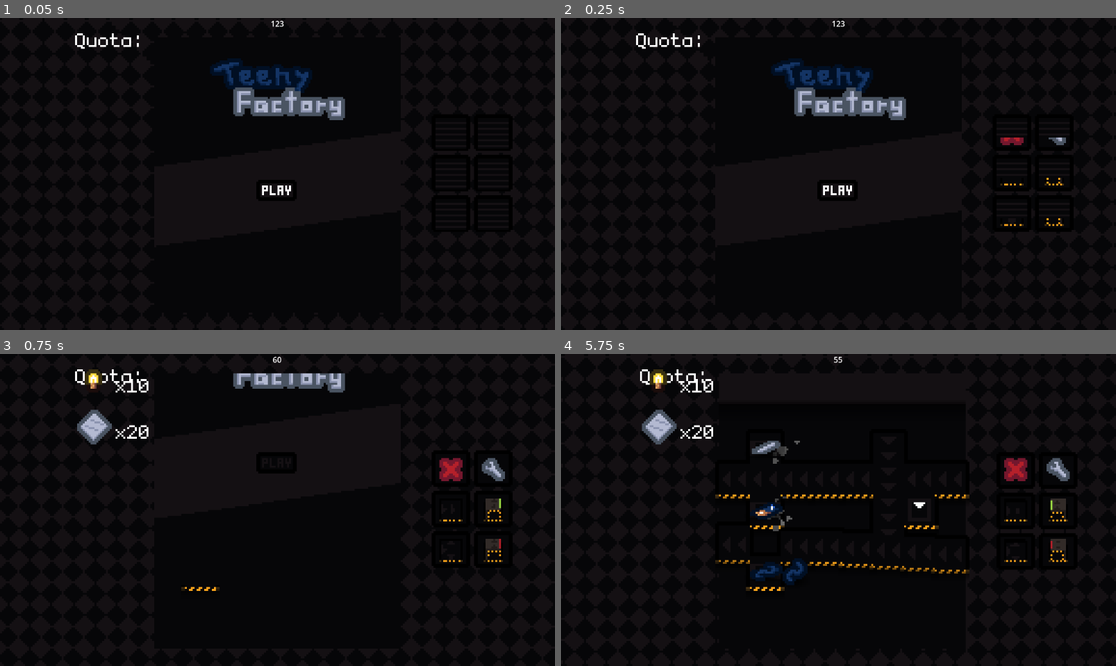
Above: before the commit, frames 1-4 (two rows, left to right).
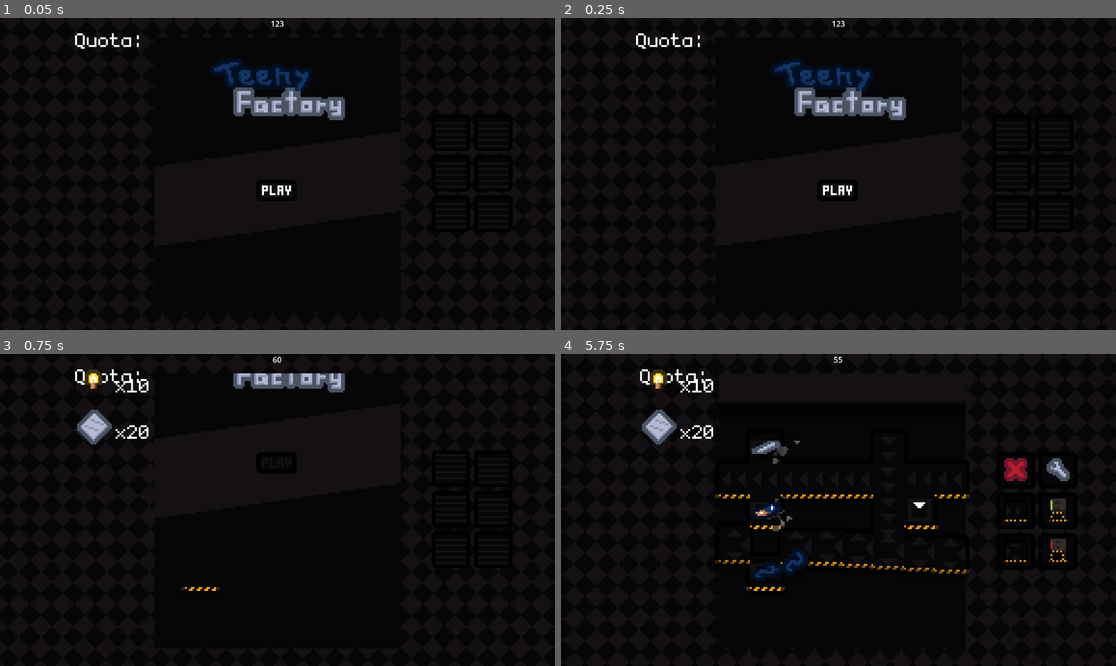
Above: after the commit, the same moments.

Repository: outercloudstudio/gmtk-2024
Game: Godot game, scene res://scenes/game.tscn
Same seed, same stepped clock (60 frames per second), same inputs: the game is played once before the commit and once after it.
Inputs (mouse positions are in pixels of both pictures, inside the frame that each line leads up to):
- Up to frame 1 (0.05 s): no input
- Up to frame 2 (0.25 s): no input
- Up to frame 3 (0.75 s): click (277, 525) at 0.5 s
- Up to frame 4 (5.75 s): move the mouse to (960, 494) at 1.27 s; press the mouse at (960, 494) at 1.28 s; move the mouse to (727, 525) at 2.02 s; release the mouse at (727, 525) at 2.03 s; click (727, 525) at 2.1 s; move the mouse to (894, 441) at 2.77 s; press the mouse at (894, 441) at 2.78 s; move the mouse to (810, 572) at 3.52 s; release the mouse at (810, 572) at 3.53 s; click (810, 572) at 3.6 s; move the mouse to (1005, 556) at 4.27 s; press the mouse at (1005, 556) at 4.28 s; move the mouse to (672, 463) at 5.02 s; release the mouse at (672, 463) at 5.03 s; click (672, 463) at 5.1 s

Frame 1 is identical in both runs. In frame 2, 0.2% of the frame differs, in the area x 79-91%, y 38-67%; in frame 3, 0.8%, in the area x 79-91%, y 33-67%; in frame 4, 0.3%.

Commit message:
more sound stuff

Diff:
--- a/audio.gd
+++ b/audio.gd
@@ -3,6 +3,7 @@
 
 
 @export var place_sounds: Array = []
+@export var click_sounds: Array = []
 @export var repair_sounds: Array = []
 @export var explosion_sounds: Array = []
 @export var destroy_sounds: Array = []
@@ -74,6 +75,11 @@
         player.volume_db = 2
         player.pitch_scale = randf_range(0.9, 1.1)
 
+    if sound_name == "click":
+        sound = click_sounds.pick_random()
+        player.volume_db = 7
+        player.pitch_scale = randf_range(0.9, 1.1)
+
     player.stream = sound
     player.attenuation = 0
     player.panning_strength = 0
@@ -96,6 +102,5 @@
 func stop_fire():
     fire_play_count -= 1
 
-
     if fire_play_count == 0:
         $Fire.playing = false
--- a/scenes/game.tscn
+++ b/scenes/game.tscn
@@ -20,6 +20,7 @@
 [ext_resource type="Script" path="res://audio.gd" id="18_mosgn"]
 [ext_resource type="AudioStream" uid="uid://d151h61fk4ea4" path="res://audio/footstep_concrete_000.ogg" id="19_8nlxk"]
 [ext_resource type="AudioStream" uid="uid://bxpp02yniowy0" path="res://audio/footstep_concrete_002.ogg" id="21_6pk84"]
+[ext_resource type="AudioStream" uid="uid://ctf1tg8upt1gu" path="res://audio/click_001.ogg" id="22_bj40b"]
 [ext_resource type="AudioStream" uid="uid://bqgyw6i543uke" path="res://audio/explode.wav" id="22_gyoq6"]
 [ext_resource type="AudioStream" uid="uid://t3afmw7m863f" path="res://audio/impactMetal_heavy_001.ogg" id="23_0r1bb"]
 [ext_resource type="AudioStream" uid="uid://cm2873w31yt83" path="res://audio/thrusterFire_003.ogg" id="23_tebmu"]
@@ -112,6 +113,7 @@
 [node name="Audio" type="Node2D" parent="."]
 script = ExtResource("18_mosgn")
 place_sounds = [ExtResource("19_8nlxk"), ExtResource("21_6pk84"), ExtResource("23_u56pr")]
+click_sounds = [ExtResource("22_bj40b")]
 repair_sounds = [ExtResource("23_0r1bb"), ExtResource("24_d1pgo"), ExtResource("26_tyfv5")]
 explosion_sounds = [ExtResource("22_gyoq6")]
 destroy_sounds = [ExtResource("26_3f3k6"), ExtResource("27_hsjfc"), ExtResource("28_6wbcs"), ExtResource("29_dosok"), ExtResource("30_yesl3")]
--- a/scenes/tool_button.gd
+++ b/scenes/tool_button.gd
@@ -10,7 +10,7 @@
 
 
 func _ready() -> void:
-	$TextureRect.texture = texture
+	$SquashTarget/TextureRect.texture = texture
 
 
 func _process(_delta):
@@ -28,3 +28,5 @@
 		return
 
 	on_clicked.emit()
+
+	$SquashAndStretch.trigger(Vector2(0.6, 0.6), 12)
--- a/scenes/tool_button.tscn
+++ b/scenes/tool_button.tscn
@@ -1,8 +1,9 @@
-[gd_scene load_steps=8 format=3 uid="uid://bvwdris8o6bml"]
+[gd_scene load_steps=9 format=3 uid="uid://bvwdris8o6bml"]
 
 [ext_resource type="Script" path="res://scenes/tool_button.gd" id="1_wm40i"]
 [ext_resource type="Texture2D" uid="uid://2wvotbf5sand" path="res://sprites.png" id="2_akskw"]
 [ext_resource type="Texture2D" uid="uid://68r25mjjnsiv" path="res://sprites/conveyor.tres" id="3_nsku8"]
+[ext_resource type="Script" path="res://scripts/squash_and_stretch.gd" id="4_bc6sr"]
 
 [sub_resource type="Animation" id="Animation_dhpef"]
 length = 0.001
@@ -67,7 +68,9 @@
 offset_bottom = 8.0
 color = Color(0.0235294, 0.0235294, 0.0313726, 1)
 
-[node name="TextureRect" type="TextureRect" parent="."]
+[node name="SquashTarget" type="Node2D" parent="."]
+
+[node name="TextureRect" type="TextureRect" parent="SquashTarget"]
 offset_left = -6.0
 offset_top = -6.0
 offset_right = 6.0
@@ -104,4 +107,8 @@
 offset_right = 8.0
 offset_bottom = 8.0
 
-[connection signal="pressed" from="Button" to="." method="clicked"]
+[node name="SquashAndStretch" type="Node2D" parent="." node_paths=PackedStringArray("target")]
+script = ExtResource("4_bc6sr")
+target = NodePath("../SquashTarget")
+
+[connection signal="button_down" from="Button" to="." method="clicked"]
--- a/scenes/world.tscn
+++ b/scenes/world.tscn
@@ -409,26 +409,32 @@
 [node name="ToolButton2" parent="Tools" instance=ExtResource("10_2dx41")]
 position = Vector2(0, -29)
 texture = ExtResource("12_u80pu")
+is_enabled = false
 
 [node name="ToolButton" parent="Tools" instance=ExtResource("10_2dx41")]
 position = Vector2(0, -8)
 texture = ExtResource("11_fxgoa")
+is_enabled = false
 
 [node name="ToolButton3" parent="Tools" instance=ExtResource("10_2dx41")]
 position = Vector2(0, 13)
 texture = ExtResource("13_cndej")
+is_enabled = false
 
 [node name="ToolButton6" parent="Tools" instance=ExtResource("10_2dx41")]
 position = Vector2(22, -29)
 texture = ExtResource("14_idjjr")
+is_enabled = false
 
 [node name="ToolButton4" parent="Tools" instance=ExtResource("10_2dx41")]
 position = Vector2(22, -8)
 texture = ExtResource("14_oj5uq")
+is_enabled = false
 
 [node name="ToolButton5" parent="Tools" instance=ExtResource("10_2dx41")]
 position = Vector2(22, 13)
 texture = ExtResource("15_ukf6u")
+is_enabled = false
 
 [connection signal="pressed" from="MenuViewArea/Main Menu/PlayButton2" to="." method="start_game"]
 [connection signal="pressed" from="MenuViewArea/Results Menu/RetryButton" to="." method="restart"]
--- a/scripts/random_wear.gd
+++ b/scripts/random_wear.gd
@@ -22,9 +22,6 @@
 
 
 func repair():
-	spawned_smoke = false
-	time_till_explode = randf_range(20, 40)
-
 	smoke.emitting = false
 
 	var dust_scene: PackedScene = load("res://scenes/dust.tscn")
@@ -33,7 +30,18 @@
 	add_child(dust)
 	dust.emitting = true
 
+	if !spawned_smoke:
+		return
+
+	spawned_smoke = false
+
+	time_till_explode = randf_range(15, 25)
+
 	Static.audio.stop_fire()
+
+	await get_tree().create_timer(1).timeout
+
+	dust.queue_free()
 
 
 func destroy():
--- a/scripts/world.gd
+++ b/scripts/world.gd
@@ -37,7 +37,16 @@
 
 	add_child(_level)
 
+	open_tools()
+
 	return _level
+
+
+func open_tools():
+	for tool in $Tools.get_children():
+		await get_tree().create_timer(0.02).timeout
+
+		tool.is_enabled = true
 
 
 func cleanup():
@@ -50,6 +59,11 @@
 
 	if is_placing:
 		reset_placing()
+
+	for tool in $Tools.get_children():
+		await get_tree().create_timer(0.02).timeout
+
+		tool.is_enabled = false
 
 
 func _input(event: InputEvent) -> void:
@@ -149,39 +163,57 @@
 	_selected_tile = conveyor_scene
 	_selected_repair_tool = false
 
+	Static.audio.play("click")
+
 
 func select_splitter():
 	_selected_tile = splitter_scene
 	_selected_repair_tool = false
 
+	Static.audio.play("click")
+
 
 func select_constructor():
 	_selected_tile = constructor_scene
 	_selected_repair_tool = false
 
+	Static.audio.play("click")
+
 
 func select_deconstructor():
 	_selected_tile = deconstructor_scene
 	_selected_repair_tool = false
 
+	Static.audio.play("click")
+
 
 func select_delete():
 	_selected_tile = null
 	_selected_repair_tool = false
+
+	Static.audio.play("click")
 
 
 func select_repair():
 	_selected_tile = null
 	_selected_repair_tool = true
 
+	Static.audio.play("click")
+
 
 func start_game():
 	game.start()
 
+	Static.audio.play("click")
+
 
 func restart():
 	game.restart()
 
+	Static.audio.play("click")
+
 
 func next():
 	game.next()
+
+	Static.audio.play("click")
Not shown, added: audio/click_001.ogg.import
Not shown, added: audio/click_004.ogg.import
Not shown, added: audio/click_005.ogg.import
Not shown, added: audio/tick_001.ogg.import
Not shown: 1 places in scenes/game.tscn that only renumber resources
Not shown, added: audio/click_001.ogg
Not shown, added: audio/click_004.ogg
Not shown, added: audio/click_005.ogg
Not shown, added: audio/tick_001.ogg
